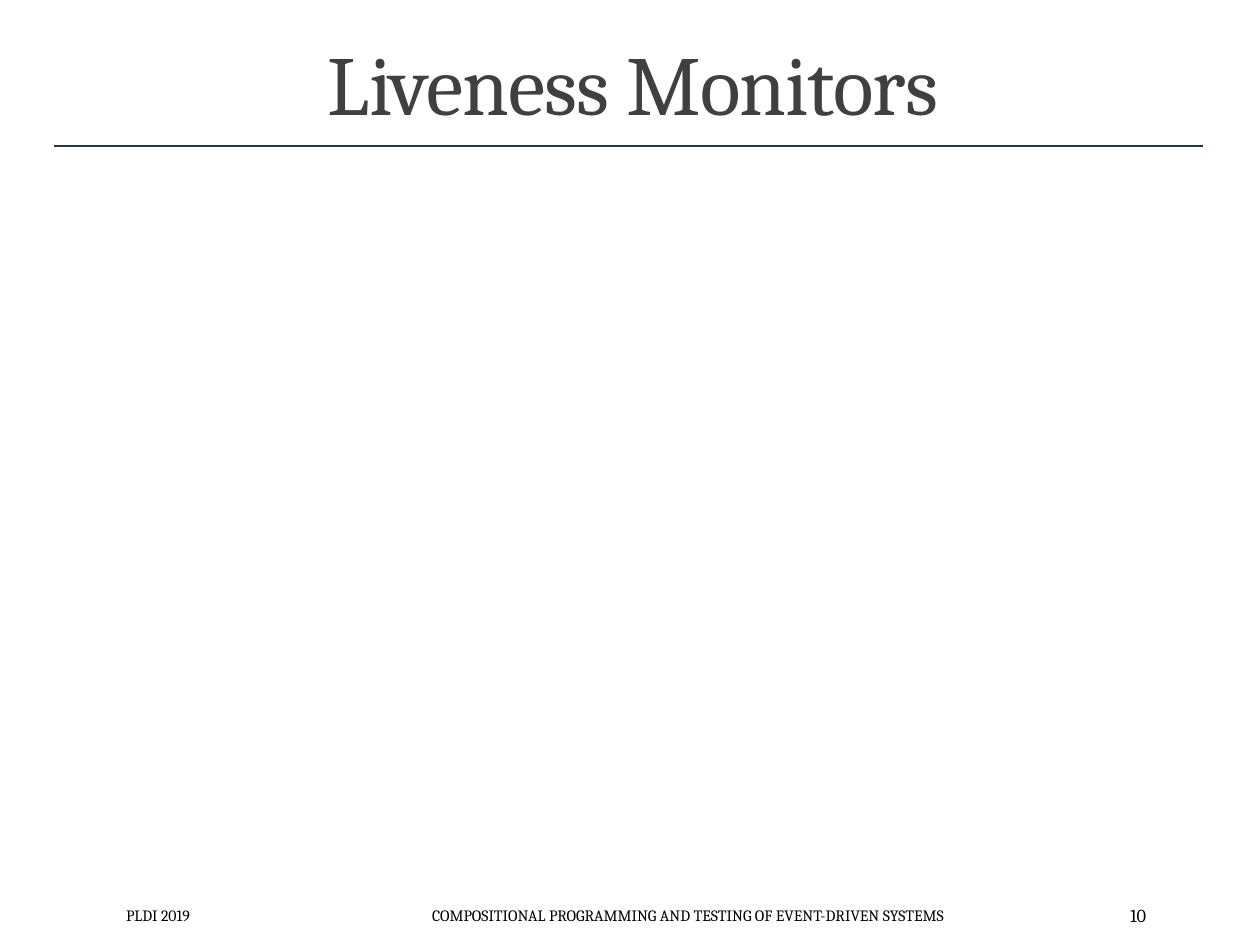
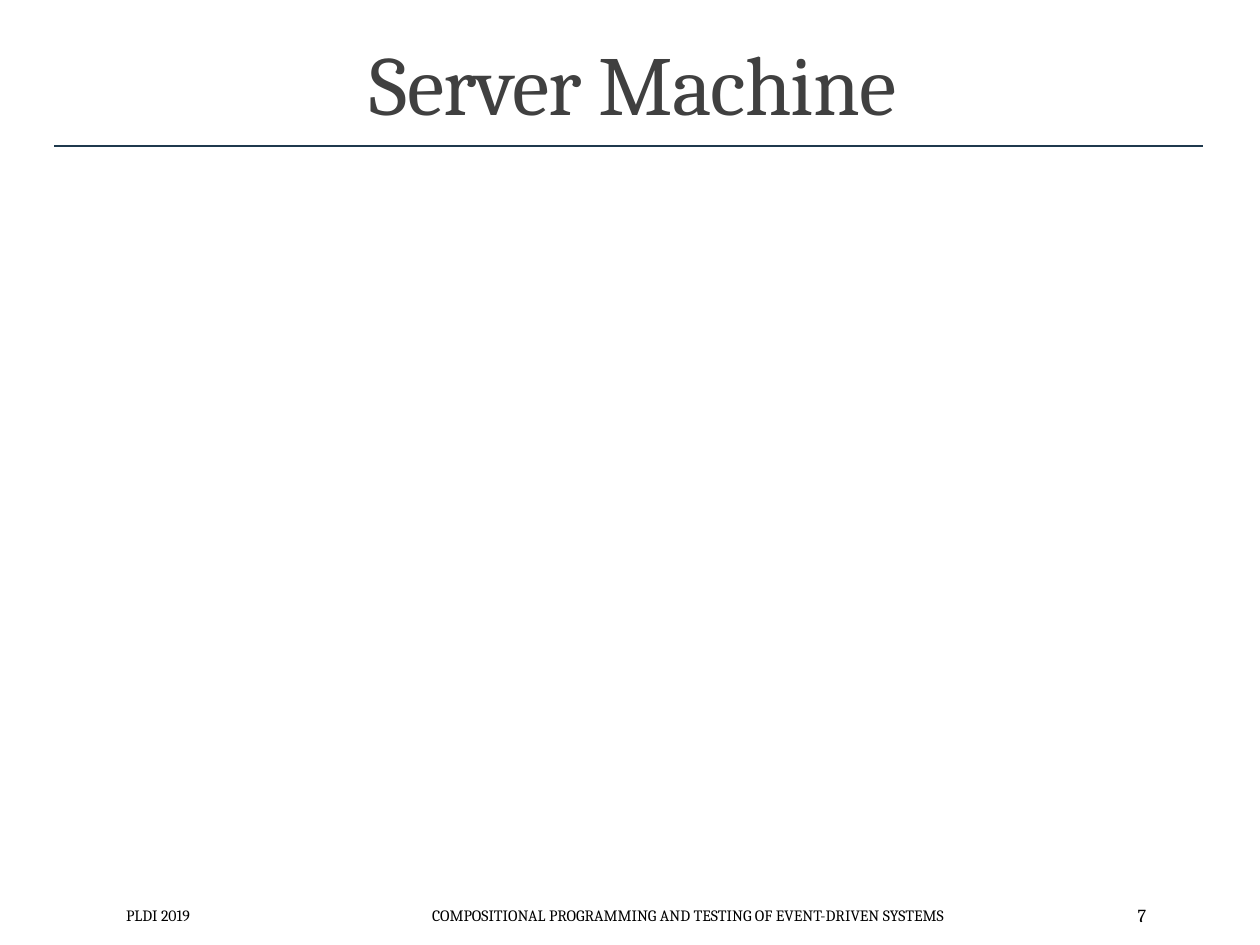
Before and after one commit to p-org/plditutorial, a slide deck: slide 7 of Presentations/2 - PLanguage.pptx (slide 10 before the commit). Drawn at 1260x945 pixels with LibreOffice and Linux fonts; fonts in the diff are those of the drawing. Boxes give left, top, right and bottom in pixels: in the first picture for what was removed or moved away, otherwise in the second. Text is boxed around its words. In the diff, an @@ line names an element or a change of style, - is before the commit and + after.

```diff
--- a/Presentations/2 - PLanguage.pptx
+++ b/Presentations/2 - PLanguage.pptx
@@ title at (370, 56, 897, 116): text changed @@
-Liveness Monitors
+Server Machine
@@ page number at (1138, 909, 1147, 922): text changed @@
-10
+7
```
Also in this commit, not shown: 5 other slides changed, 12 other files.
